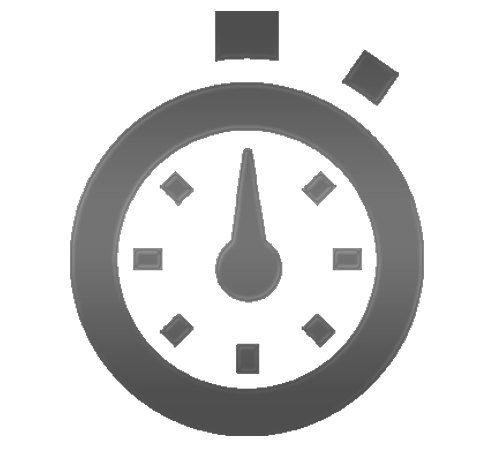
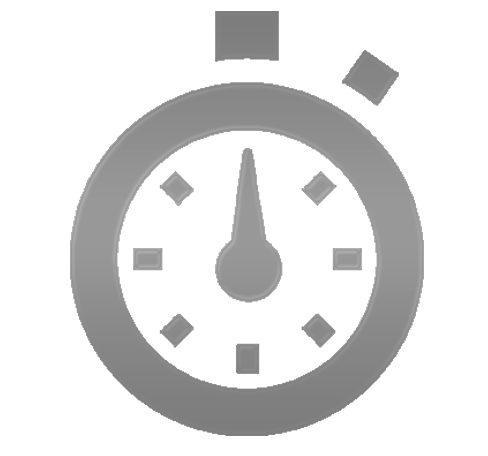
Layered file, before and after one edit (488 x 456). Changes by layer:
pixels changed over [70, 11, 424, 436] (layer not identified)
